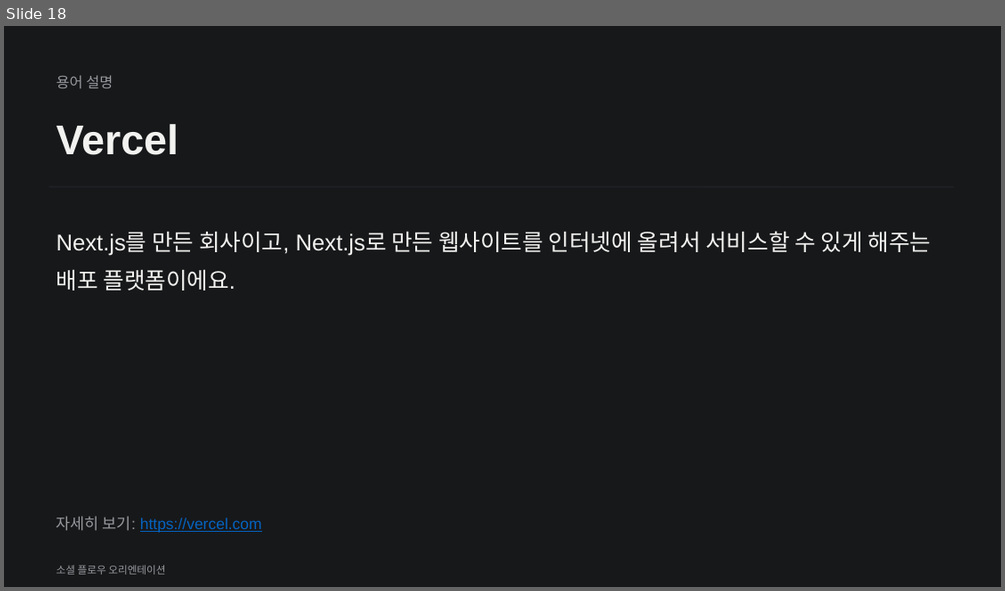
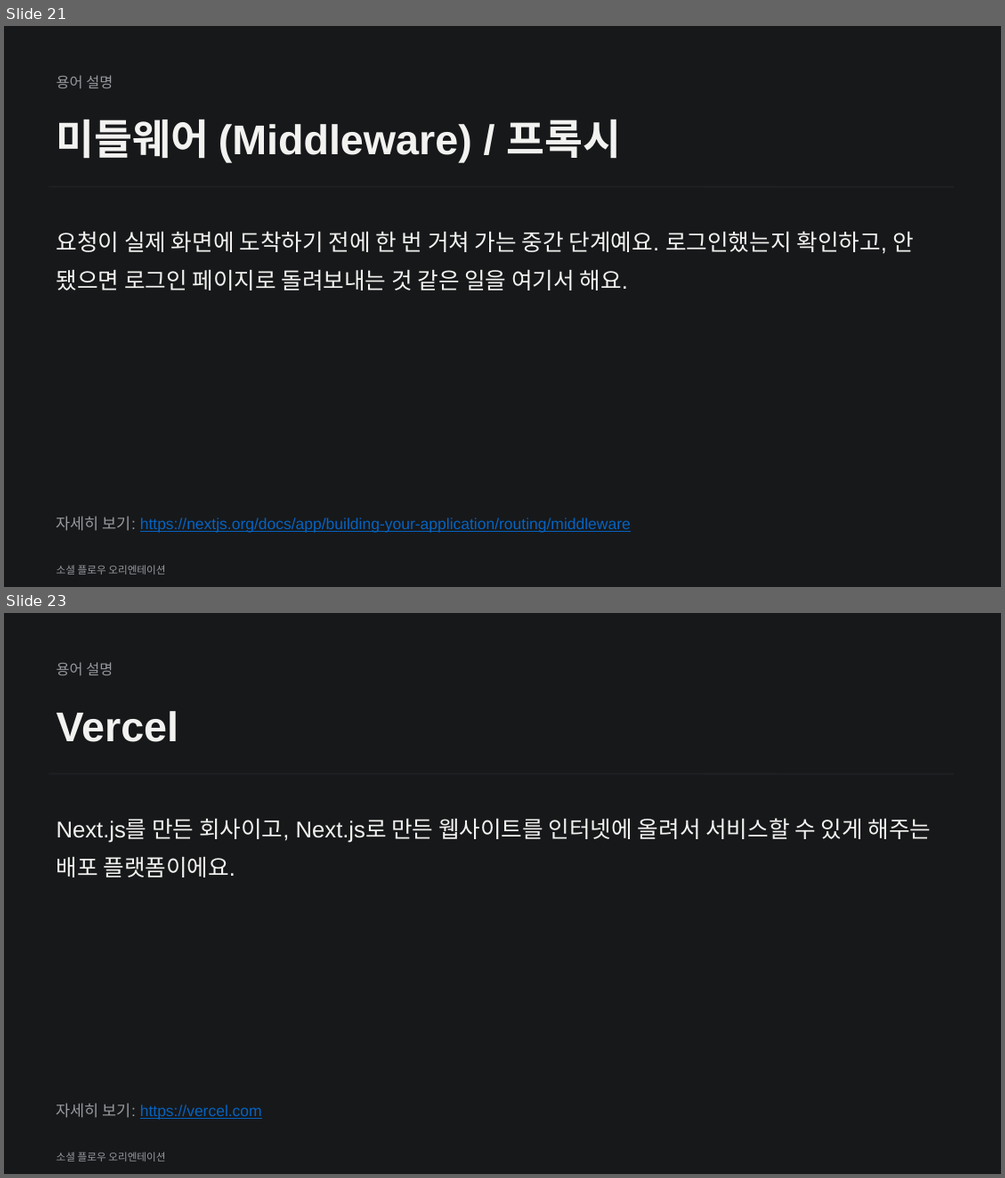
Before and after one commit to white100s/social_flow, a slide deck: docs/social-flow-orientation.pptx. Shown one above the other, each under a label of ours: slide 18 before the commit, slides 21 and 23 after it; the slides between them are not shown. The pictures are 1005x591 and 1005x1178 pixels, drawn with LibreOffice and Linux fonts; fonts in the diff are those of the drawing. Boxes give left, top, right and bottom in pixels: in the first picture for what was removed or moved away, otherwise in the second. Text is boxed around its words. In the diff, an @@ line names an element or a change of style, - is before the commit and + after.

Commit message:
Make the Next.js slide beginner-friendly, add supporting glossary terms
The web app slide assumed prior Next.js knowledge (Server Component,
Server Actions, middleware jargon with no explanation). Rewrote it in
plain language, and added 5 glossary terms it depends on: Routing,
React, Server/Client Component, Middleware/Proxy, and Port.

```diff
--- a/docs/social-flow-orientation.pptx
+++ b/docs/social-flow-orientation.pptx
@@ slide 21 added at <box>4,26,1001,587</box>, background #17181A @@
@@ text added at <box>57,75,113,88</box>, 14 pt, text #98999D @@
+용어 설명
@@ text added at <box>57,119,622,162</box>, 40 pt, text #F2F2F0, bold @@
+미들웨어 (Middleware) / 프록시
@@ line added from (48, 187) to (954, 187), #202124 1.5 pt @@
@@ text added at <box>57,231,914,290</box>, 22 pt, text #F2F2F0 @@
+요청이 실제 화면에 도착하기 전에 한 번 거쳐 가는 중간 단계예요. 로그인했는지 확인하고, 안 됐으면 로그인 페이지로 돌려보내는 것 같은 일을 여기서 해요.
@@ text added at <box>57,516,631,532</box>, 15 pt, text #0563C1, underline @@
+자세히 보기: https://nextjs.org/docs/app/building-your-application/routing/middleware
@@ text added at <box>57,564,165,574</box>, 10 pt, text #98999D @@
+소셜 플로우 오리엔테이션
@@ what was slide 18 is now slide 23 @@
```
Also in this commit, not shown: 2 slides changed, 4 other slides added, 1 other file.
